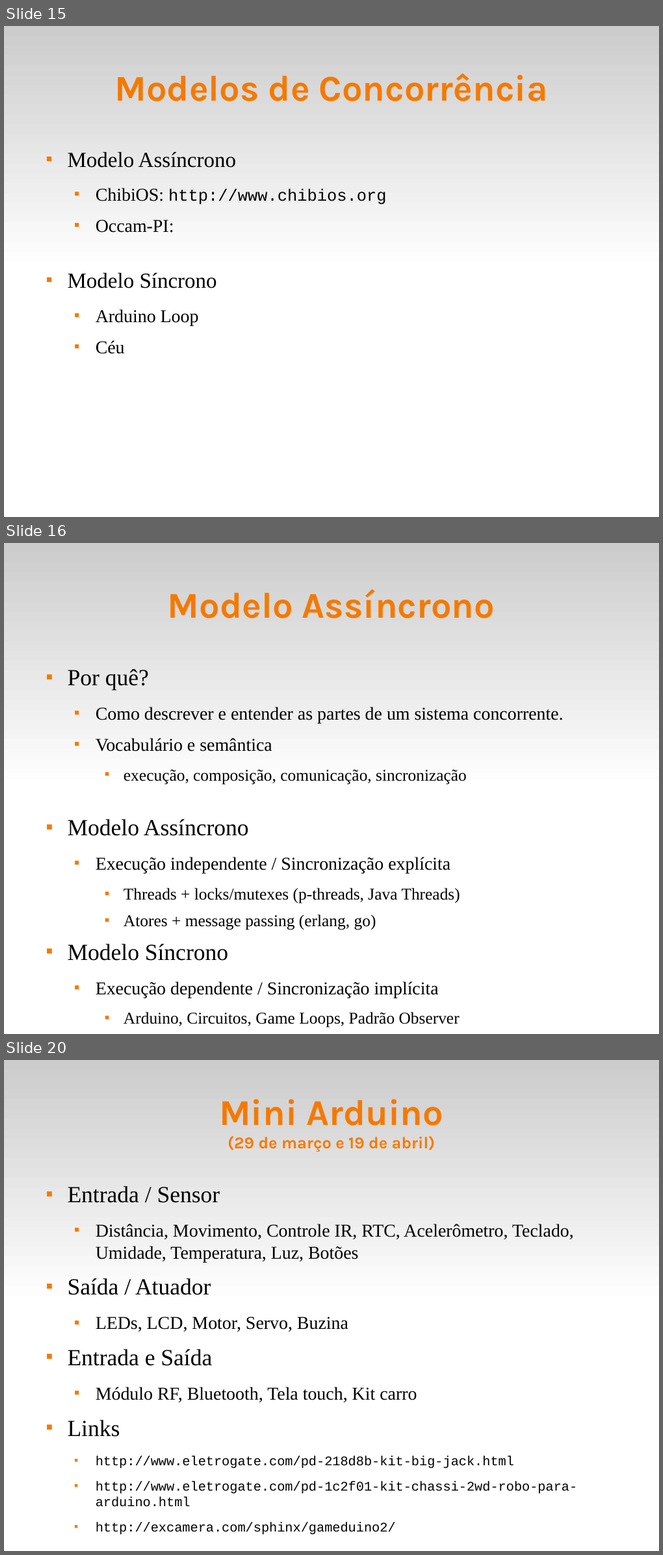
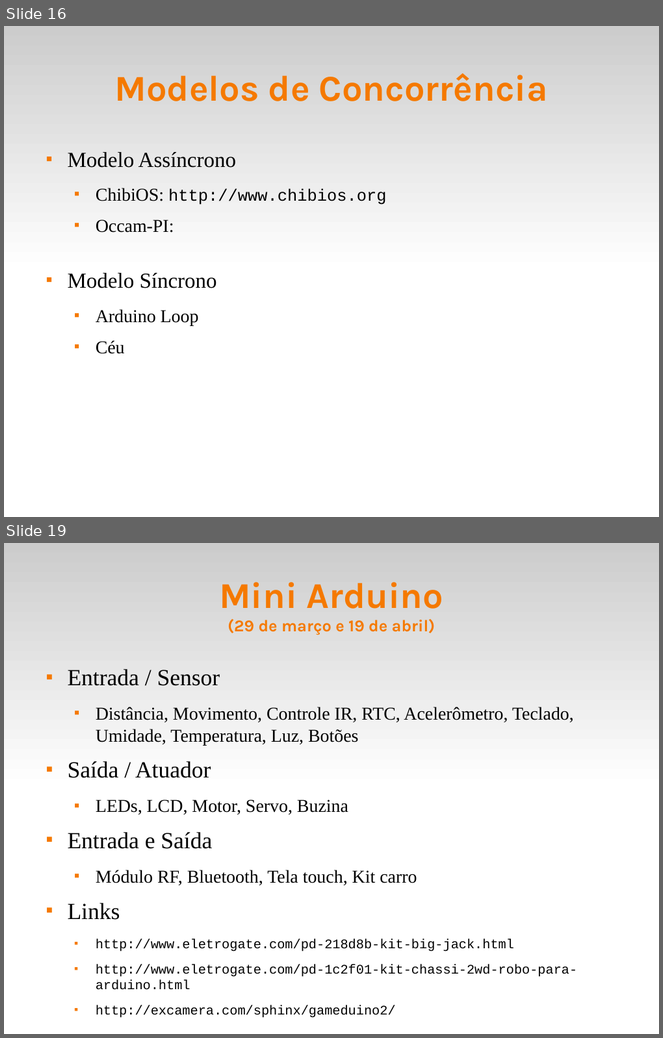
Before and after one commit to fsantanna-uerj/reativos, a slide deck: slides/02_arduino.odp. Shown one above the other, each under a label of ours: slides 15, 16 and 20 before the commit, slides 16 and 19 after it; the slides between them are not shown. The pictures are 663x1555 and 663x1038 pixels, drawn with LibreOffice and Linux fonts; fonts in the diff are those of the drawing. Boxes give left, top, right and bottom in pixels: in the first picture for what was removed or moved away, otherwise in the second. Text is boxed around its words. In the diff, an @@ line names an element or a change of style, - is before the commit and + after.

```diff
--- a/slides/02_arduino.odp
+++ b/slides/02_arduino.odp
@@ slide 16 removed at [4, 543, 659, 1034], background #FFFFFF; not listed: 1 template element that a slide beside it also shows @@
@@ title removed at [168, 589, 495, 618] @@
-Modelo Assíncrono
@@ text removed at [68, 669, 564, 1028] @@
-■ Por quê?
-  ■ Como descrever e entender as partes de um sistema concorrente.
-  ■ Vocabulário e semântica
-    ■ execução, composição, comunicação, sincronização
-■ Modelo Assíncrono
-  ■ Execução independente / Sincronização explícita
-    ■ Threads + locks/mutexes (p-threads, Java Threads)
-    ■ Atores + message passing (erlang, go)
-■ Modelo Síncrono
-  ■ Execução dependente / Sincronização implícita
-    ■ Arduino, Circuitos, Game Loops, Padrão Observer
@@ what was slide 15 is now slide 16 @@
@@ what was slide 20 is now slide 19 @@
```
Also in this commit, not shown: 3 slides changed, 2 slides added, 2 other slides removed, 6 other files.
